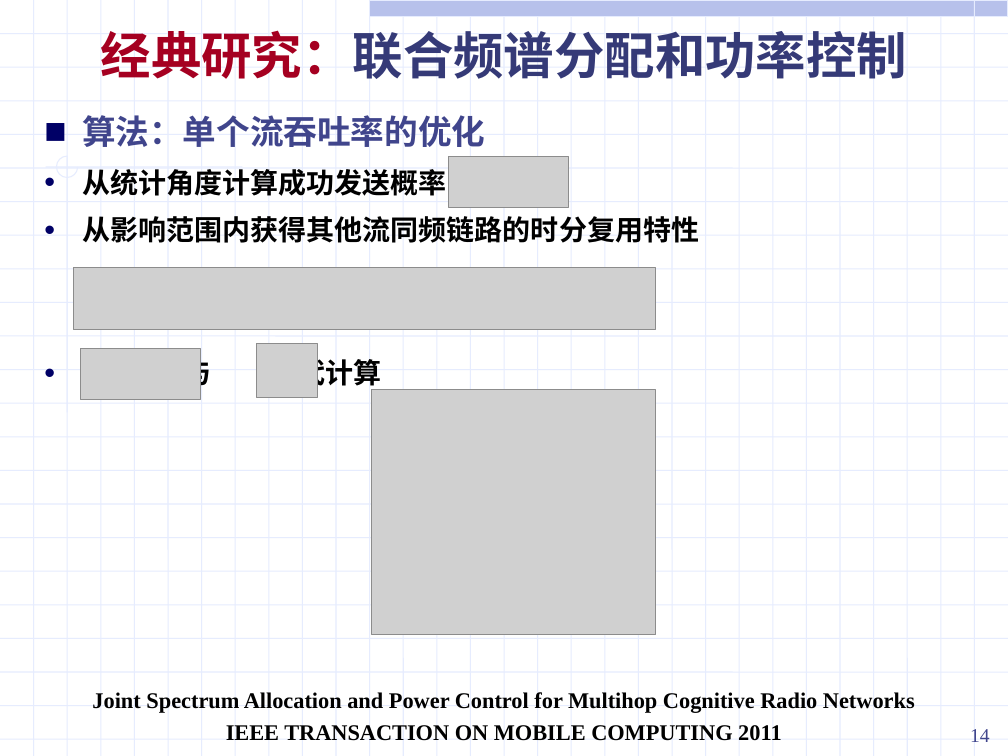
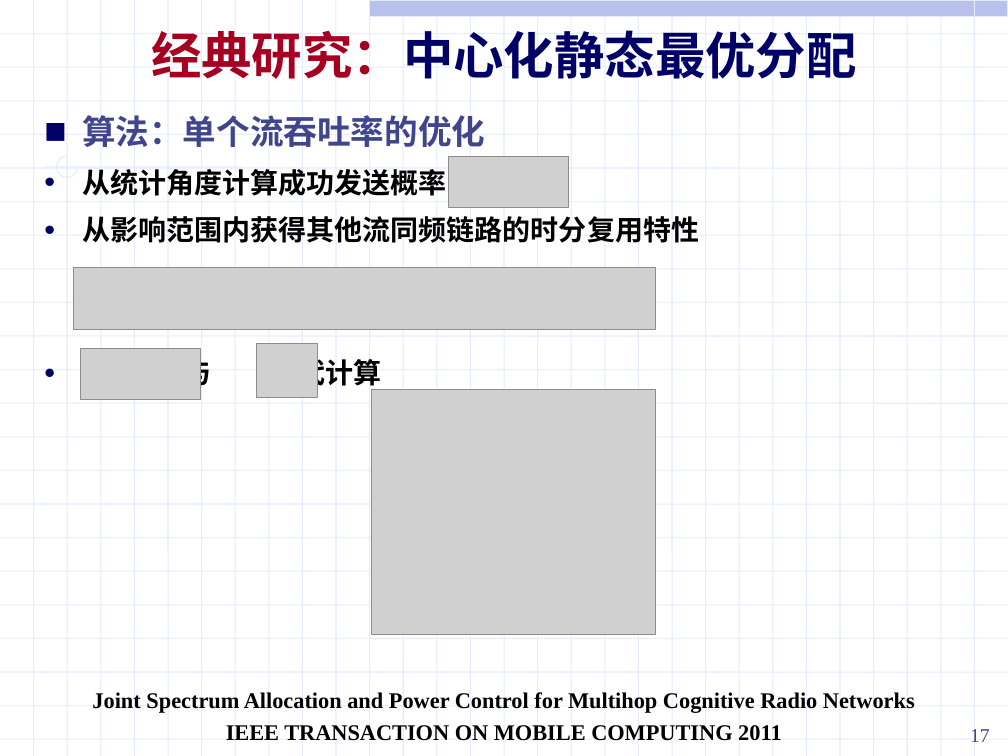
Before and after one commit to ssheroes/hello-world, a slide deck: slide 17 of 战术网频谱资源分配调研.pptx (slide 14 before the commit). Drawn at 1008x756 pixels with LibreOffice and Linux fonts; fonts in the diff are those of the drawing; grey boxes stand for pictures. Boxes give left, top, right and bottom in pixels: in the first picture for what was removed or moved away, otherwise in the second. Text is boxed around its words. In the diff, an @@ line names an element or a change of style, - is before the commit and + after.

```diff
--- a/战术网频谱资源分配调研.pptx
+++ b/战术网频谱资源分配调研.pptx
@@ text at <box>151,30,857,79</box>: text changed; font Karla to Noto Sans CJK SC; text colour #353A77 to #000066 @@
-经典研究：联合频谱分配和功率控制
+经典研究：中心化静态最优分配
@@ page number at <box>970,729,990,742</box>: text changed @@
-14
+17
```
Also in this commit, not shown: 35 other slides changed, 4 slides added, 1 slide removed, 5 other files.
